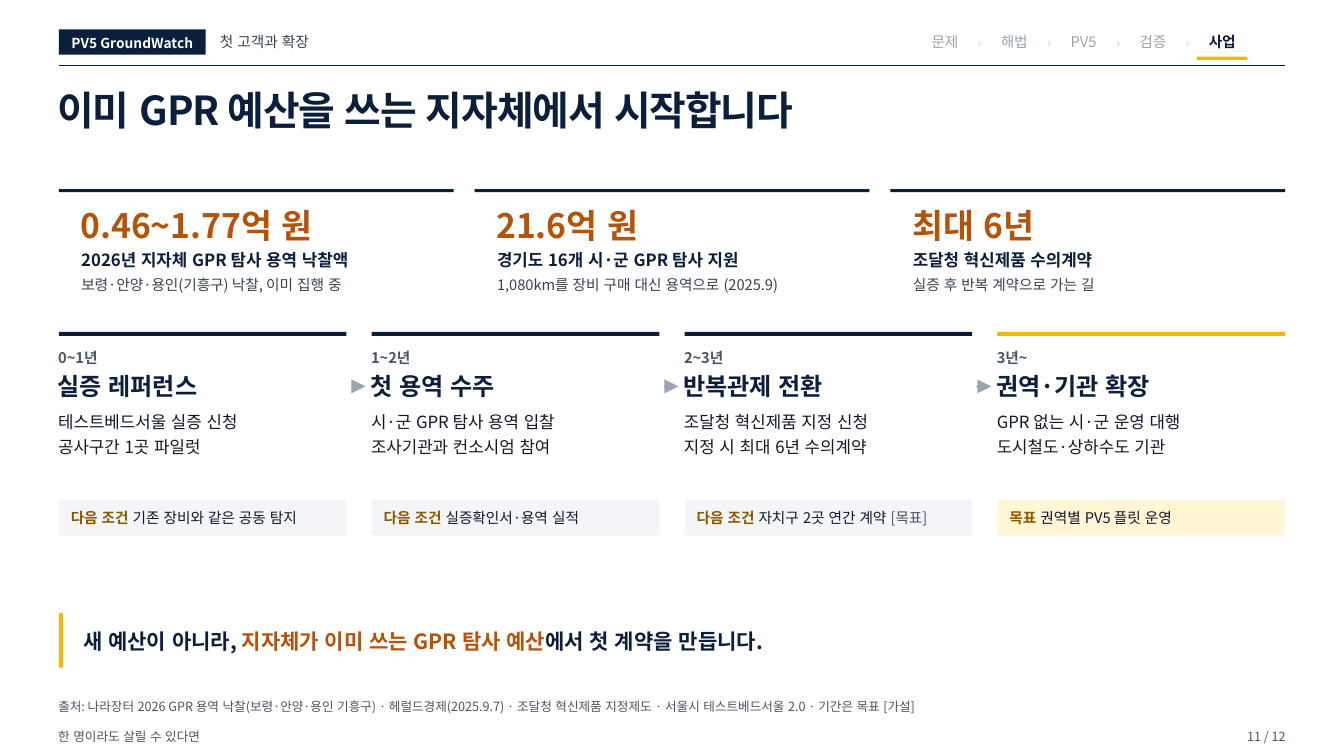
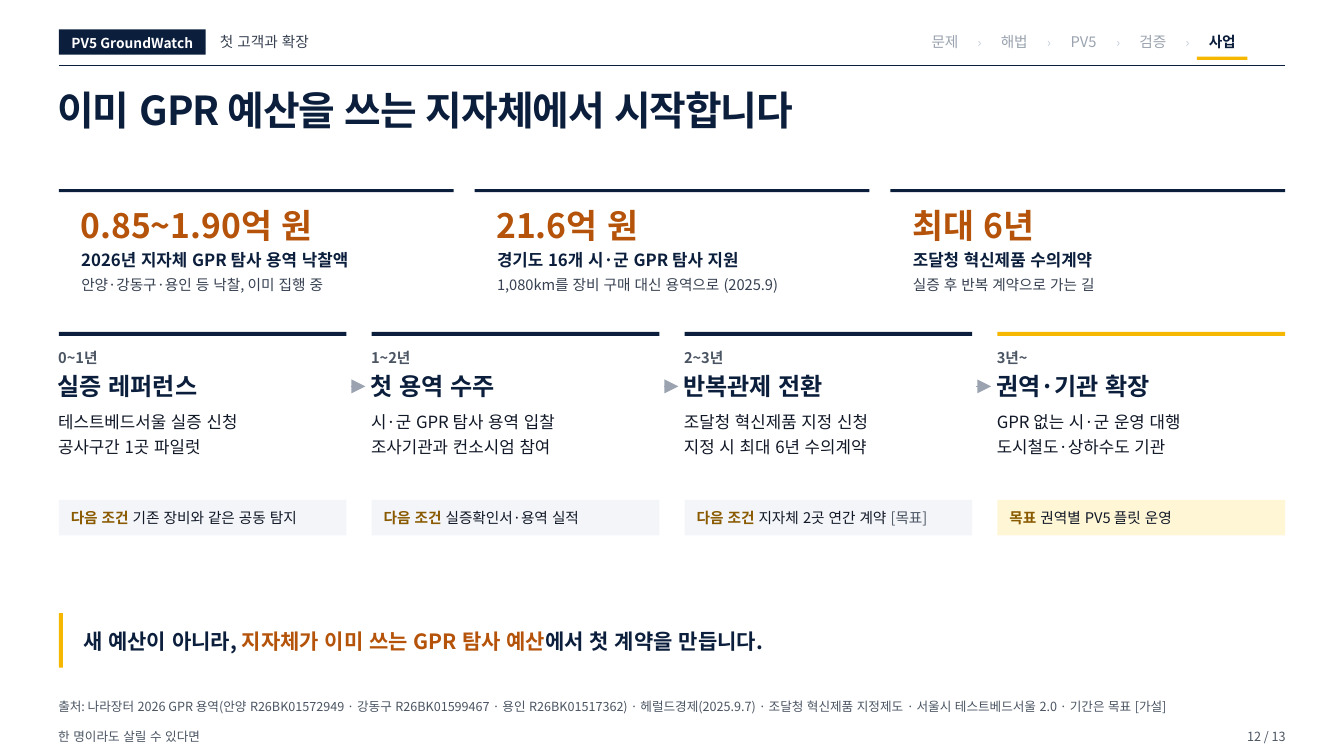
Before and after one commit to woojin-choe/pv5-hose-lab, a slide deck: slide 12 of ppt_all/PV5_GroundWatch_10_22.pptx (slide 11 before the commit). Drawn at 1344x756 pixels with LibreOffice and Linux fonts; fonts in the diff are those of the drawing. Boxes give left, top, right and bottom in pixels: in the first picture for what was removed or moved away, otherwise in the second. Text is boxed around its words. In the diff, an @@ line names an element or a change of style, - is before the commit and + after.

```diff
--- a/ppt_all/PV5_GroundWatch_10_22.pptx
+++ b/ppt_all/PV5_GroundWatch_10_22.pptx
@@ text at (81, 210, 312, 241): text changed @@
-0.46~1.77억 원
+0.85~1.90억 원
@@ text at (81, 278, 324, 293): text changed @@
-보령·안양·용인(기흥구) 낙찰, 이미 집행 중
+안양·강동구·용인 등 낙찰, 이미 집행 중
@@ text at (697, 510, 928, 526): text changed @@
-다음 조건 자치구 2곳 연간 계약 [목표]
+다음 조건 지자체 2곳 연간 계약 [목표]
@@ text at (58, 700, 1167, 714): text changed @@
-출처: 나라장터 2026 GPR 용역 낙찰(보령·안양·용인 기흥구) · 헤럴드경제(2025.9.7) · 조달청 혁신제품 지정제도 · 서울시 테스트베드서울 2.0 · 기간은 목표 [가설]
+출처: 나라장터 2026 GPR 용역(안양 R26BK01572949 · 강동구 R26BK01599467 · 용인 R26BK01517362) · 헤럴드경제(2025.9.7) · 조달청 혁신제품 지정제도 · 서울시 테스트베드서울 2.0 · 기간은 목표 [가설]
@@ text at (1247, 731, 1286, 741): text changed @@
-11 / 12
+12 / 13
```
Also in this commit, not shown: 10 other slides changed, 1 slide added, 44 other files.
